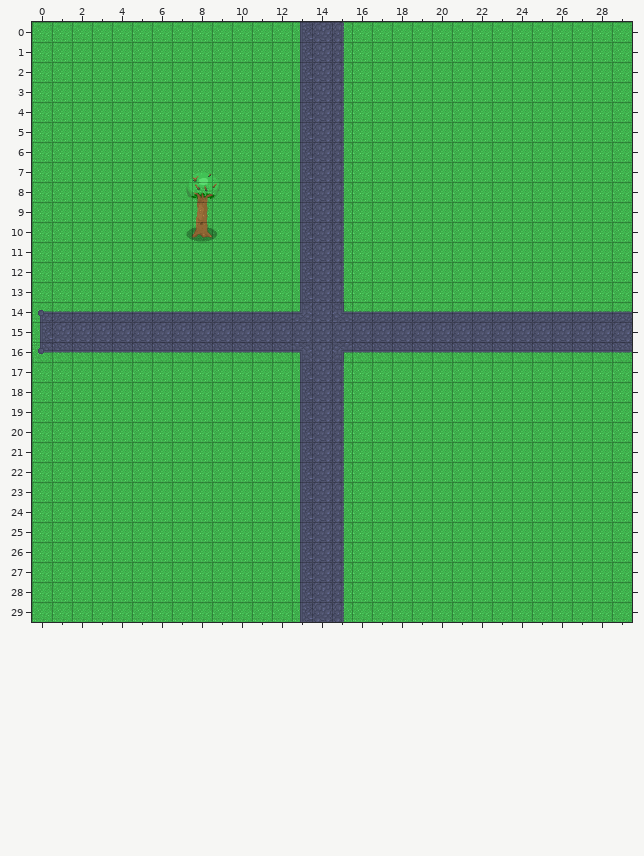
Two states of a Tiled map, assets/mapas/mapa.tmx. The first picture shows the starting point.
Cells are 32x32 px. Shown: x 0..29, y 0..29.
The same view after the edit:
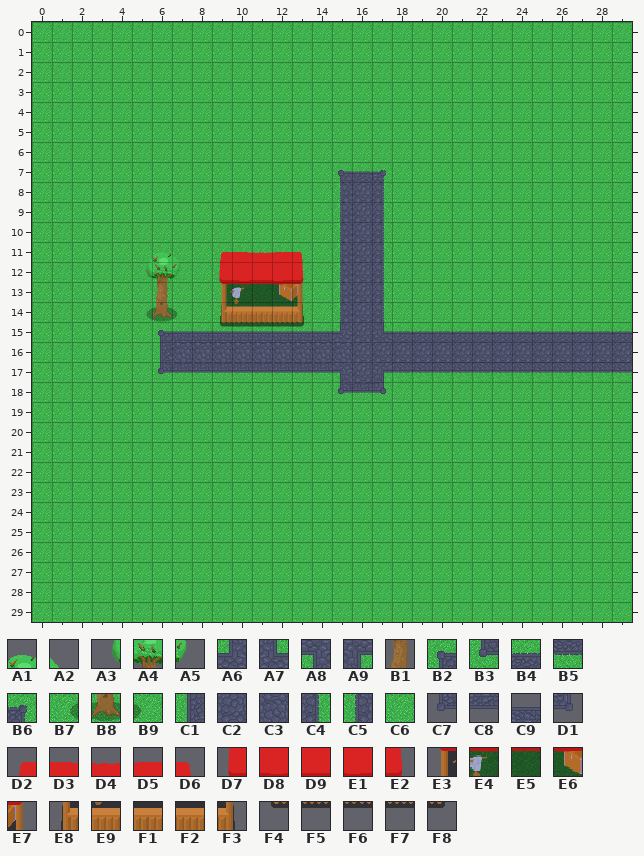
Key: from "exterior": A1 1, A2 2, A3 6, A4 7, A5 8, A6 11, A7 11 flipped left-right, A8 11 flipped up-down, A9 11 turned 180, B1 13, B2 15, B3 15 flipped up-down, B4 16, B5 16 flipped up-down, B6 17, B7 18, B8 19, B9 20, C1 21, C2 22, C3 22 flipped up-down, C4 23, C5 23 flipped left-right, C6 26, C7 27, C8 28, C9 28 flipped up-down, D1 29; from "tienda": D2 0, D3 1, D4 2, D5 3, D6 4, D7 5, D8 6, D9 7, E1 8, E2 9, E3 10, E4 11, E5 12, E6 13, E7 14, E8 15, E9 16, F1 17, F2 18, F3 19, F4 20, F5 21, F6 22, F7 23, F8 24.
__ is an empty cell, ## one hidden under a higher layer.
Tiles replaced or removed in this view: A1, A2, A3, A4, A5, A6, A7, A8, A9, B1, B2, B3, B4, B5, B7, B8, B9, C1, C2, C4.
Tiles of an added or newly shown layer are drawn over the layers below it.
See-through tiles are keyed as they look on the map.
The edit:
Changed rows in their new state; .. is an unchanged cell.
Layer "Tile Layer 1":
first column x 0:
 0 .. .. .. .. .. .. .. .. .. .. .. .. .. C6 C6 C6 .. .. .. .. .. .. .. .. .. .. .. .. .. ..
 1 .. .. .. .. .. .. .. .. .. .. .. .. .. C6 C6 C6 .. .. .. .. .. .. .. .. .. .. .. .. .. ..
 2 .. .. .. .. .. .. .. .. .. .. .. .. .. C6 C6 C6 .. .. .. .. .. .. .. .. .. .. .. .. .. ..
 3 .. .. .. .. .. .. .. .. .. .. .. .. .. C6 C6 C6 .. .. .. .. .. .. .. .. .. .. .. .. .. ..
 4 .. .. .. .. .. .. .. .. .. .. .. .. .. C6 C6 C6 .. .. .. .. .. .. .. .. .. .. .. .. .. ..
 5 .. .. .. .. .. .. .. .. .. .. .. .. .. C6 C6 C6 .. .. .. .. .. .. .. .. .. .. .. .. .. ..
 6 .. .. .. .. .. .. .. .. .. .. .. .. .. C6 C6 C6 .. .. .. .. .. .. .. .. .. .. .. .. .. ..
 7 .. .. .. .. .. .. .. .. .. .. .. .. .. C6 C6 ## .. .. .. .. .. .. .. .. .. .. .. .. .. ..
 8 .. .. .. .. .. .. .. .. .. .. .. .. .. C6 C6 ## .. .. .. .. .. .. .. .. .. .. .. .. .. ..
 9 .. .. .. .. .. .. .. .. .. .. .. .. .. C6 C6 ## .. .. .. .. .. .. .. .. .. .. .. .. .. ..
10 .. .. .. .. .. .. .. .. .. .. .. .. .. C6 C6 ## .. .. .. .. .. .. .. .. .. .. .. .. .. ..
11 .. .. .. .. .. .. .. .. .. .. .. .. .. C6 C6 ## .. .. .. .. .. .. .. .. .. .. .. .. .. ..
12 .. .. .. .. .. .. .. .. .. .. .. .. .. C6 C6 ## .. .. .. .. .. .. .. .. .. .. .. .. .. ..
13 .. .. .. .. .. .. .. .. .. .. .. .. .. C6 C6 ## .. .. .. .. .. .. .. .. .. .. .. .. .. ..
14 C6 C6 C6 C6 C6 ## ## ## C6 C6 C6 C6 C6 C6 C6 ## ## ## C6 C6 C6 C6 C6 C6 C6 C6 C6 C6 C6 C6
15 C6 C6 C6 C6 C6 C6 ## C6 C6 C6 C6 C6 C6 C6 C6 ## .. ## ## ## ## ## ## ## ## ## ## ## ## ##
16 C6 C6 C6 C6 C6 C6 ## ## ## ## ## ## ## ## ## ## ## ## ## ## ## ## ## ## ## ## ## ## ## ##
17 .. .. .. .. .. .. .. .. .. .. .. .. .. C6 C6 ## .. .. .. .. .. .. .. .. .. .. .. .. .. ..
18 .. .. .. .. .. .. .. .. .. .. .. .. .. C6 C6 C6 .. .. .. .. .. .. .. .. .. .. .. .. .. ..
19 .. .. .. .. .. .. .. .. .. .. .. .. .. C6 C6 C6 .. .. .. .. .. .. .. .. .. .. .. .. .. ..
20 .. .. .. .. .. .. .. .. .. .. .. .. .. C6 C6 C6 .. .. .. .. .. .. .. .. .. .. .. .. .. ..
21 .. .. .. .. .. .. .. .. .. .. .. .. .. C6 C6 C6 .. .. .. .. .. .. .. .. .. .. .. .. .. ..
22 .. .. .. .. .. .. .. .. .. .. .. .. .. C6 C6 C6 .. .. .. .. .. .. .. .. .. .. .. .. .. ..
23 .. .. .. .. .. .. .. .. .. .. .. .. .. C6 C6 C6 .. .. .. .. .. .. .. .. .. .. .. .. .. ..
24 .. .. .. .. .. .. .. .. .. .. .. .. .. C6 C6 C6 .. .. .. .. .. .. .. .. .. .. .. .. .. ..
25 .. .. .. .. .. .. .. .. .. .. .. .. .. C6 C6 C6 .. .. .. .. .. .. .. .. .. .. .. .. .. ..
26 .. .. .. .. .. .. .. .. .. .. .. .. .. C6 C6 C6 .. .. .. .. .. .. .. .. .. .. .. .. .. ..
27 .. .. .. .. .. .. .. .. .. .. .. .. .. C6 C6 C6 .. .. .. .. .. .. .. .. .. .. .. .. .. ..
28 .. .. .. .. .. .. .. .. .. .. .. .. .. C6 C6 C6 .. .. .. .. .. .. .. .. .. .. .. .. .. ..
29 .. .. .. .. .. .. .. .. .. .. .. .. .. C6 C6 C6 .. .. .. .. .. .. .. .. .. .. .. .. .. ..
Layer "caminos":
first column x 6:
 7 .. .. __ __ .. .. .. .. .. B2 B4 B6 .. .. .. .. .. .. .. .. .. .. .. ..
 8 .. __ __ __ .. .. .. .. .. C5 C2 C4 .. .. .. .. .. .. .. .. .. .. .. ..
 9 .. .. __ .. .. .. .. .. .. C5 C2 C4 .. .. .. .. .. .. .. .. .. .. .. ..
10 .. __ __ __ .. .. .. .. .. C5 C2 C4 .. .. .. .. .. .. .. .. .. .. .. ..
11 .. .. .. .. .. .. .. .. .. C5 C2 C4 .. .. .. .. .. .. .. .. .. .. .. ..
12 .. .. .. .. .. .. .. .. .. C5 C2 C4 .. .. .. .. .. .. .. .. .. .. .. ..
13 .. .. .. .. .. .. .. .. .. C5 C2 C4 .. .. .. .. .. .. .. .. .. .. .. ..
14 .. .. .. .. .. .. .. .. .. C5 C2 C4 .. .. .. .. .. .. .. .. .. .. .. ..
15 B2 C9 C9 C9 C9 C9 C9 C9 C9 A6 .. A7 B4 B4 B4 B4 B4 B4 B4 B4 B4 B4 B4 B4
16 C1 C3 C3 C3 C3 C3 C3 C3 C3 C3 C2 C2 C2 C2 C2 C2 C2 C2 C2 C2 C2 C2 C2 C2
17 C7 C8 C8 C8 C8 C8 C8 C8 C8 A8 C2 A9 B5 B5 B5 B5 B5 B5 B5 B5 B5 B5 B5 B5
18 .. .. .. .. .. .. .. .. .. C7 C8 D1 .. .. .. .. .. .. .. .. .. .. .. ..
Layer "estructuras" (added):
first column x 5:
11 .. A1 A2 .. D2 D3 D4 D5 D6
12 A3 A4 A5 .. D7 D8 D9 E1 E2
13 .. B1 .. .. E3 E4 E5 E6 E7
14 B7 B8 B9 .. E8 E9 F1 F2 F3
15 .. .. .. .. F4 F5 F6 F7 F8
